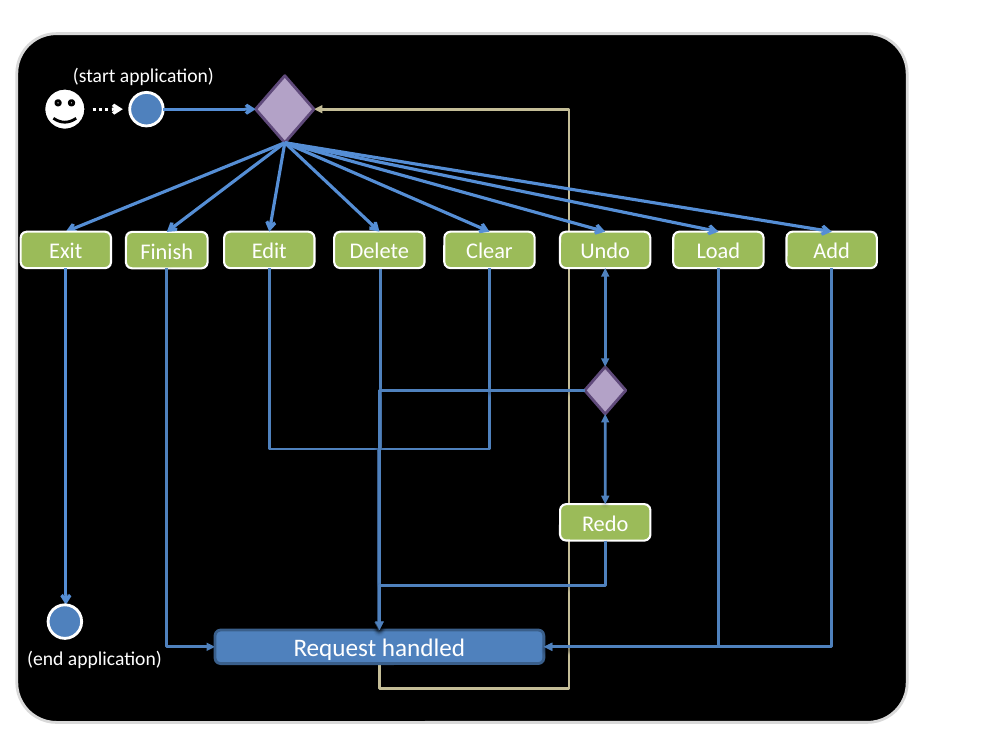
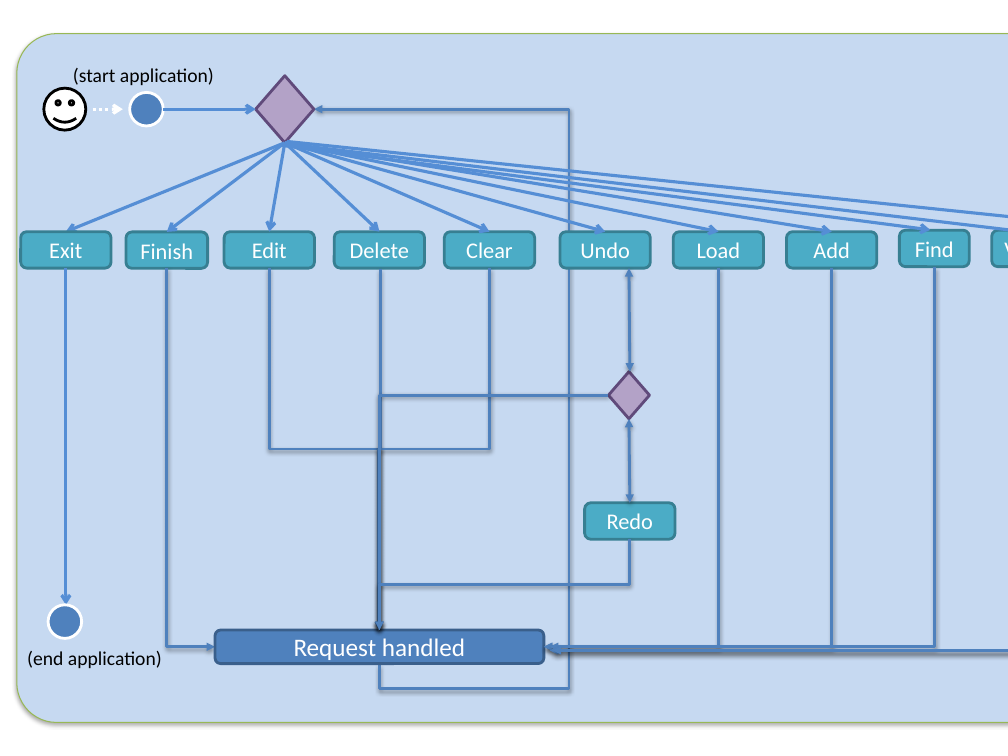
Before and after one commit to CS2103JAN2017-W10-B1/addressbook-level4, a slide deck: slide 1 of docs/diagrams/ActivityDiagram.pptx. Drawn at 1008x756 pixels with LibreOffice and Linux fonts; fonts in the diff are those of the drawing. Boxes give left, top, right and bottom in pixels: in the first picture for what was removed or moved away, otherwise in the second. Text is boxed around its words. In the diff, an @@ line names an element or a change of style, - is before the commit and + after.

Commit message:
[V0.5][Documentation] Update activity diagram

```diff
--- a/docs/diagrams/ActivityDiagram.pptx
+++ b/docs/diagrams/ActivityDiagram.pptx
@@ rounded rectangle: place and size @@
-rounded rectangle at [17,33,907,722]
+rounded rectangle at [17,33,1008,722]
@@ rounded rectangle at [17,33,1008,722]: fill #000000 to #C6D9F1; outline #D9D9D9 2 pt to #98B955 0.75 pt; shadow on @@
@@ text "(start application)" at [73,68,214,85]: text colour #FFFFFF to #000000 @@
@@ elbow arrow (379, 663) - (314, 109): stroke #C4BD97 2 pt to #4F81BD 2 pt @@
@@ arrow added from (280, 145) to (930, 230), #558ED5 2.25 pt @@
@@ arrow added from (287, 141) to (1008, 228), #558ED5 2.25 pt @@
@@ arrow added from (289, 144) to (1008, 231), #558ED5 2.25 pt @@
@@ rounded rectangle added at [899,230,969,266], fill #4BACC6, outline #377F92 2 pt, 16 pt, text #FFFFFF @@
+Find
@@ rounded rectangle added at [992,230,1008,266], fill #4BACC6, outline #377F92 2 pt, 16 pt, text #FFFFFF @@
+View
@@ elbow arrow added from (934, 267) to (549, 647), #4F81BD 2 pt @@
@@ elbow arrow added from (1008, 267) to (549, 650), #4F81BD 2 pt @@
@@ elbow arrow added from (1008, 267) to (552, 650), #4F81BD 2 pt @@
@@ double arrow moved from (605, 268) - (605, 367) to (629, 268) - (630, 372) @@
@@ diamond: place and size @@
-diamond at [585,367,626,414]
+diamond at [609,372,650,419]
@@ elbow arrow moved from (585, 390) - (379, 630) to (609, 395) - (379, 630) @@
@@ double arrow moved from (605, 414) - (606, 504) to (629, 418) - (630, 503) @@
@@ fill #9BBB59 to #4BACC6; outline #FFFFFF 1.5 pt to #377F92 2 pt in 9 elements at [126,232,208,268], [335,232,425,268], [786,232,877,268], [21,232,112,268], [560,232,651,268], [673,232,764,268], [445,232,535,268], [224,232,314,268], [585,503,675,539] @@
@@ rounded rectangle "Redo": place and size @@
-rounded rectangle "Redo" at [560,504,651,540]
+rounded rectangle "Redo" at [585,503,675,539]
@@ elbow arrow moved from (606, 540) - (379, 630) to (630, 539) - (379, 630) @@
@@ text "(end application)" at [27,651,162,668]: text colour #FFFFFF to #000000 @@
```
